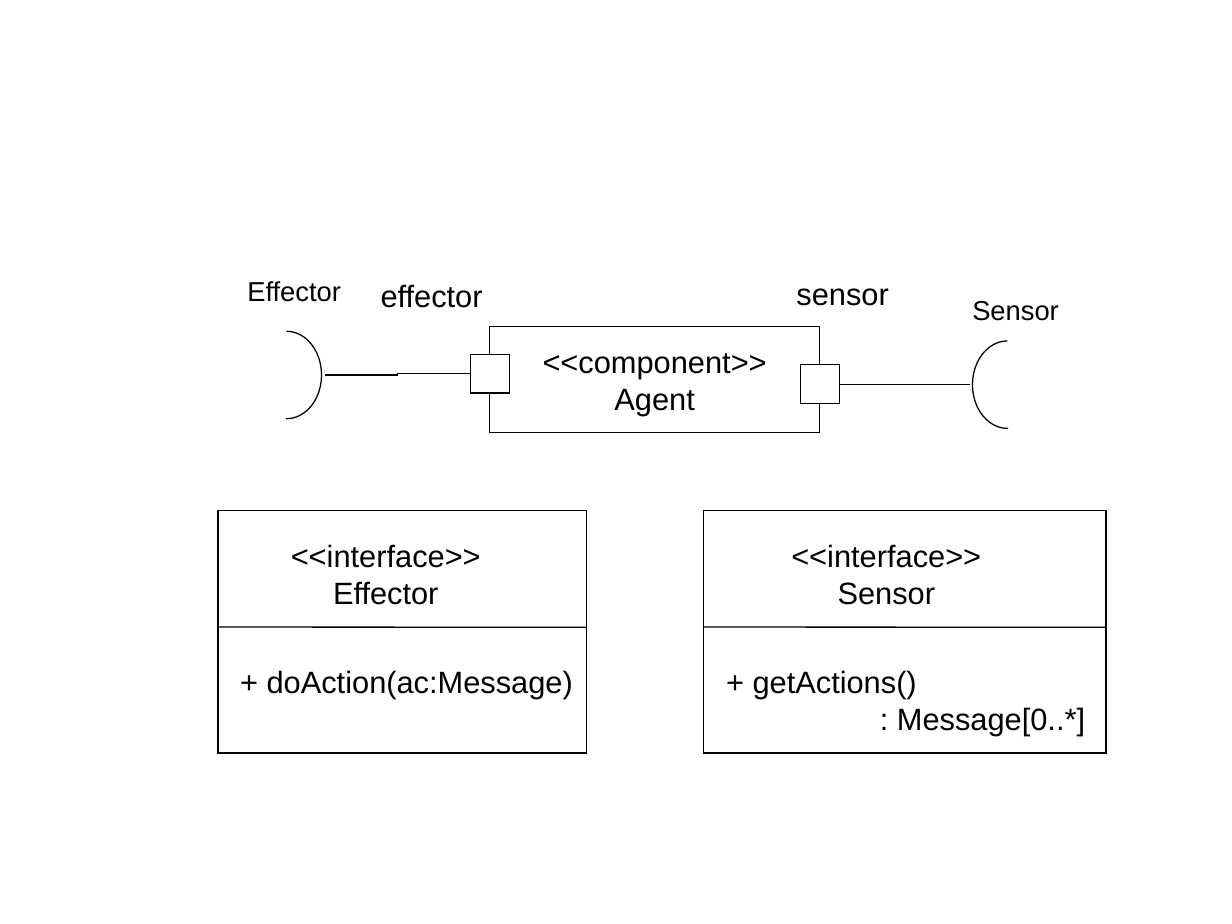
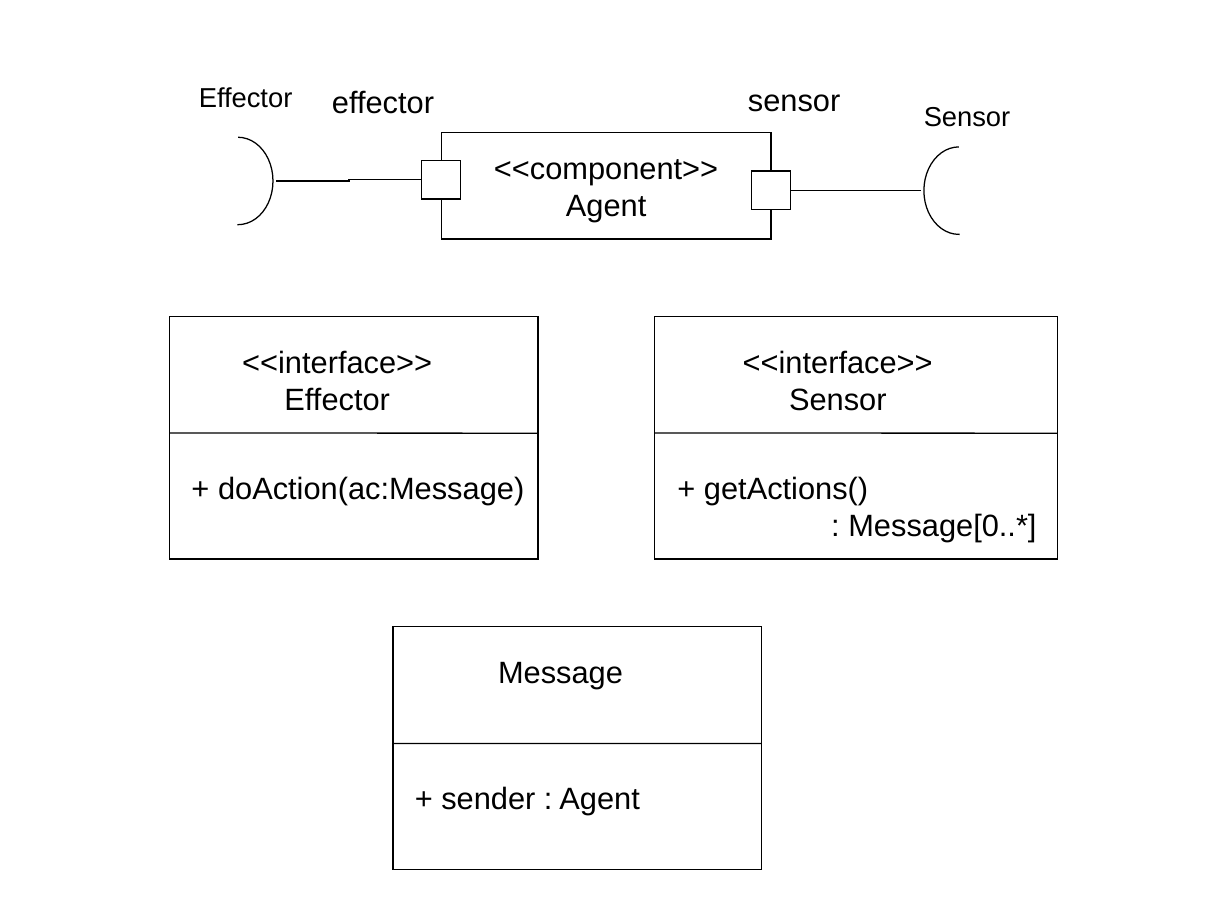
Before and after one commit to krishprince/rollerslam, a slide deck: slide 7 of docs/UML.ppt. Drawn at 1232x924 pixels with LibreOffice and Linux fonts; fonts in the diff are those of the drawing. Boxes give left, top, right and bottom in pixels: in the first picture for what was removed or moved away, otherwise in the second. Text is boxed around its words. In the diff, an @@ line names an element or a change of style, - is before the commit and + after.

Commit message:
adding goal based agent

```diff
--- a/docs/UML.ppt
+++ b/docs/UML.ppt
@@ 8 texts, 4 rectangles, 2 lines, 2 elbow lines, 2 freeform shapes: place and size @@
-8 texts, 4 rectangles, 2 lines, 2 elbow lines, 2 freeform shapes at [218, 281, 1106, 753]
+8 texts, 4 rectangles, 2 lines, 2 elbow lines, 2 freeform shapes at [170, 87, 1057, 559]
@@ rectangle added at [170, 317, 538, 559], fill #FFFFFF, outline #000000 0.74 pt @@
@@ rectangle: place and size @@
-rectangle at [218, 510, 586, 753]
+rectangle at [393, 627, 761, 870]
@@ text added at [498, 661, 623, 689], 18 pt, text #000000 @@
+Message
@@ line added from (393, 743) to (761, 743), #000000 0.74 pt @@
@@ text added at [441, 786, 639, 815], 18 pt, text #000000 @@
++ sender : Agent
```
